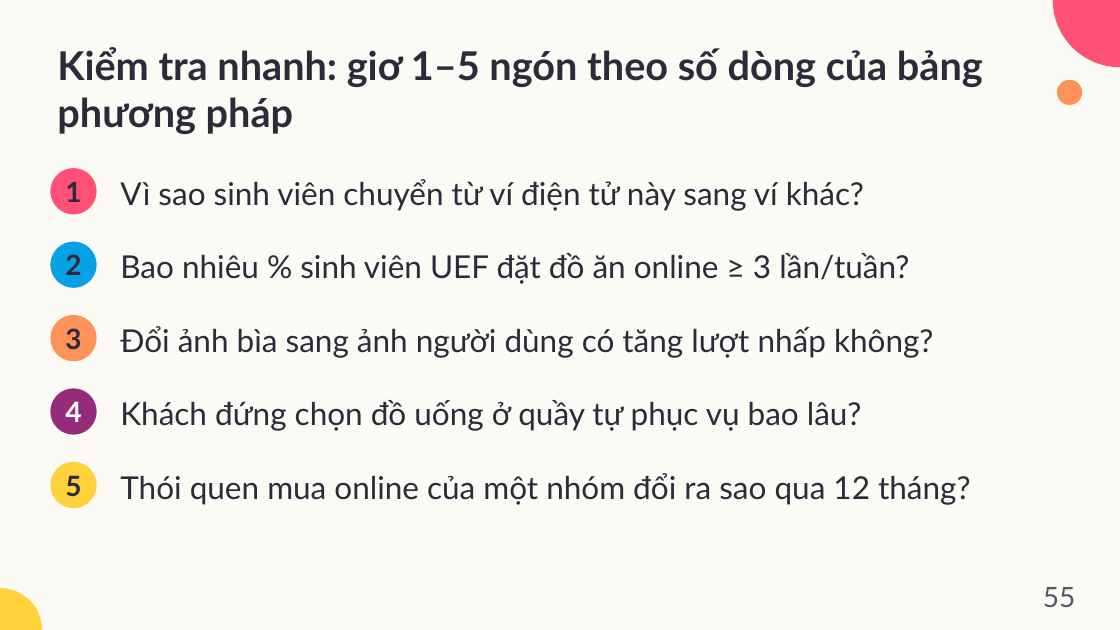
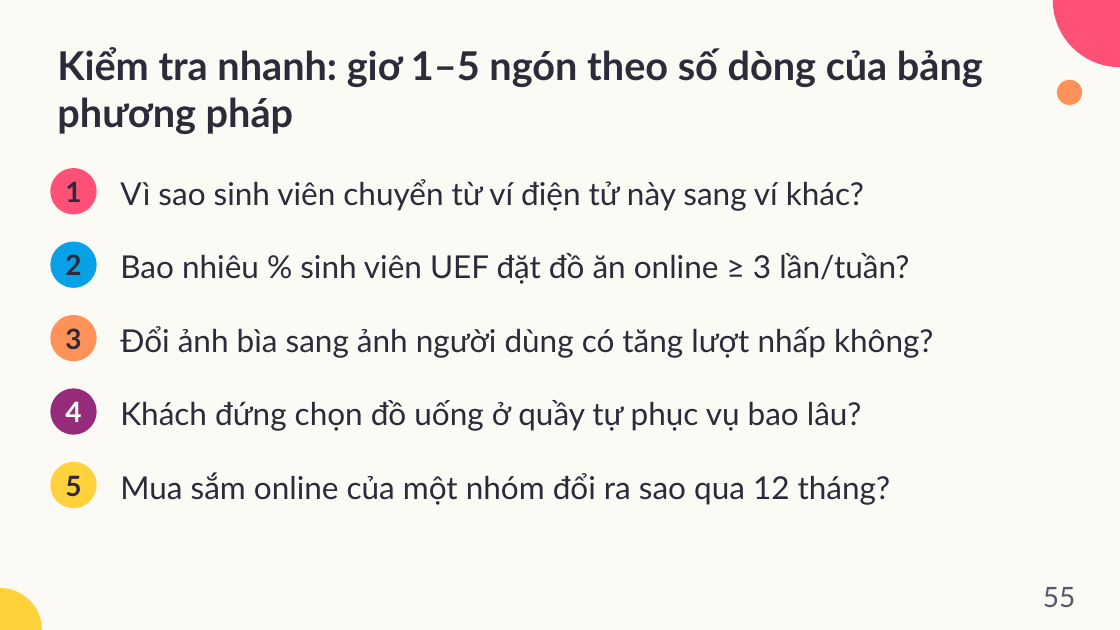
Before and after one commit to dnbaoquyen/academic-pptx-skill, a slide deck: slide 55 of mkt1107/output/MKT1107_W07_slides.pptx. Drawn at 1120x630 pixels with LibreOffice and Linux fonts; fonts in the diff are those of the drawing. Boxes give left, top, right and bottom in pixels: in the first picture for what was removed or moved away, otherwise in the second. Text is boxed around its words. In the diff, an @@ line names an element or a change of style, - is before the commit and + after.

```diff
--- a/mkt1107/output/MKT1107_W07_slides.pptx
+++ b/mkt1107/output/MKT1107_W07_slides.pptx
@@ text at box(120, 472, 891, 505): text changed @@
-Thói quen mua online của một nhóm đổi ra sao qua 12 tháng?
+Mua sắm online của một nhóm đổi ra sao qua 12 tháng?
```
Also in this commit, not shown: 7 other slides changed, 1 slide removed, 11 other files.
